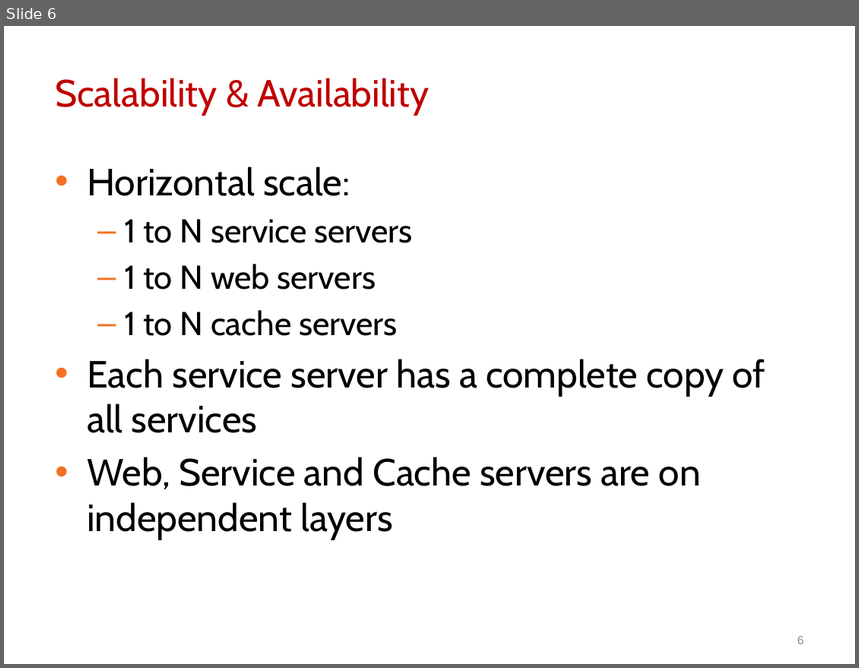
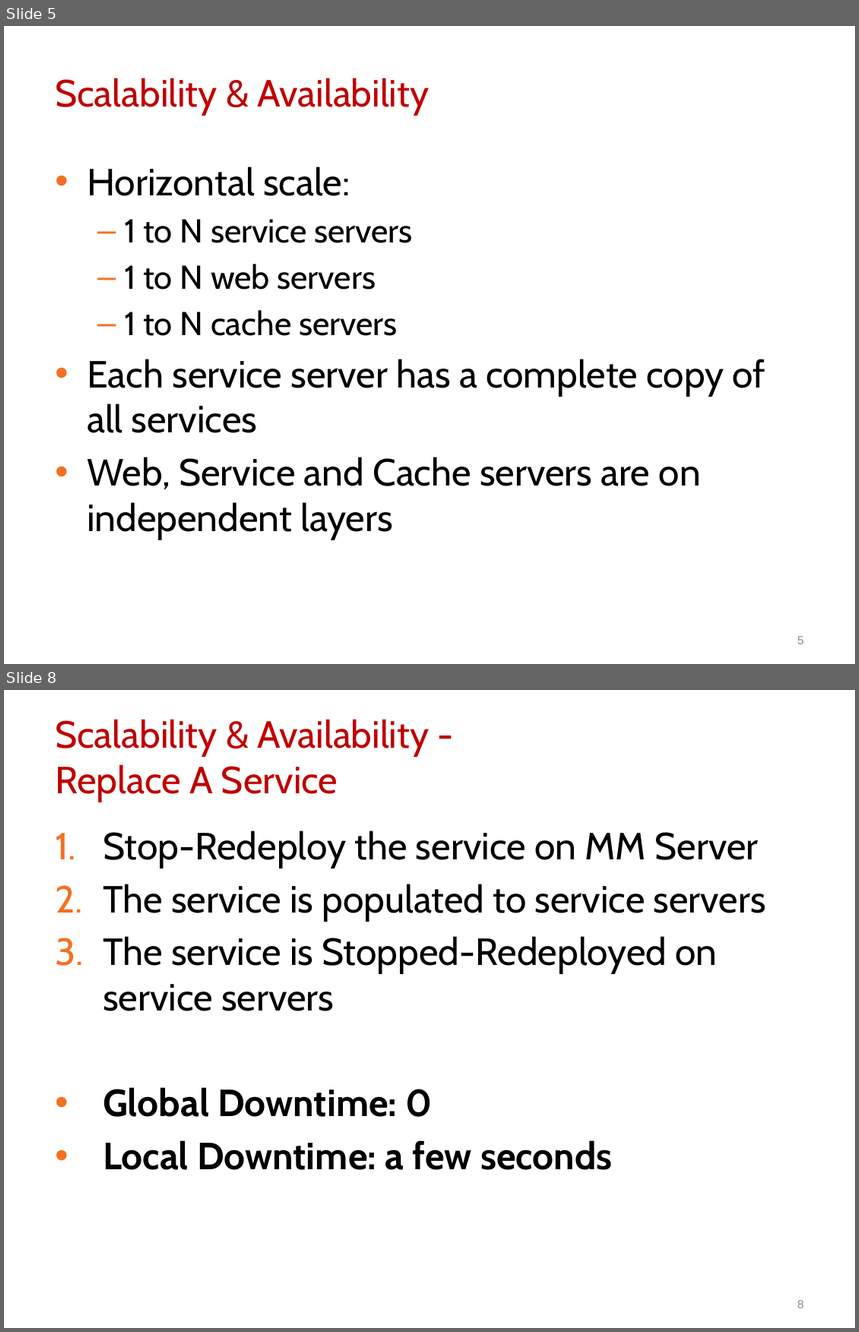
Before and after one commit to btnguyen2k/btnguyen2k-personal, a slide deck: vng-ip/NewIP/docs/Design/NewIP.pptx. Shown one above the other, each under a label of ours: slide 6 before the commit, slides 5 and 8 after it; the slides between them are not shown. The pictures are 859x668 and 859x1332 pixels, drawn with LibreOffice and Linux fonts; fonts in the diff are those of the drawing; background and template pictures are left out. Boxes give left, top, right and bottom in pixels: in the first picture for what was removed or moved away, otherwise in the second. Text is boxed around its words. In the diff, an @@ line names an element or a change of style, - is before the commit and + after.

```diff
--- a/vng-ip/NewIP/docs/Design/NewIP.pptx
+++ b/vng-ip/NewIP/docs/Design/NewIP.pptx
@@ slide 8 added at (x1=4, y1=690, x2=855, y2=1328), background picture (left out) @@
@@ title added at (x1=55, y1=719, x2=430, y2=802), 32 pt, text #C00000 @@
+Scalability & Availability -
+Replace A Service
@@ text added at (x1=103, y1=831, x2=766, y2=1170), 32 pt, text #000000 @@
+1. Stop-Redeploy the service on MM Server
+2. The service is populated to service servers
+3. The service is Stopped-Redeployed on service servers
+• Global Downtime: 0
+• Local Downtime: a few seconds
@@ page number added at (x1=797, y1=1300, x2=804, y2=1309), 10 pt, text #8C8C8C @@
+8
@@ what was slide 6 is now slide 5 @@
```
Also in this commit, not shown: 4 slides changed, 4 other slides added, 1 other file.
